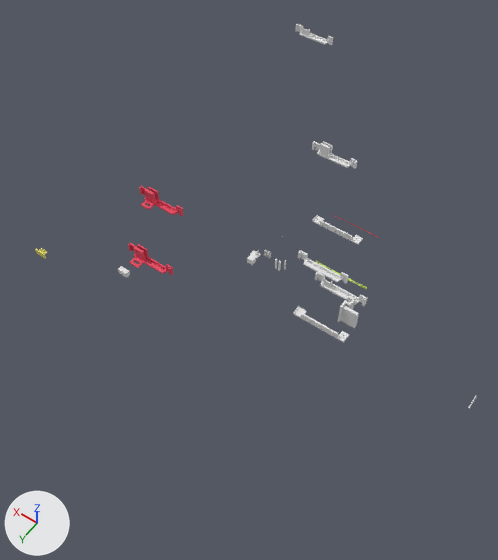
Renders of the Blender file RAK2270/rak2270-base03.blend from each side of a commit.
One viewpoint serves both versions: a 50 mm camera at (-563.0, 580.0, 833.0) aimed at (-165.0, 22.0, -44.0). Arrows for +X, +Y and +Z are at lower left; the lights stay in place.

Objects in the first picture: 'jtag02', 'pogo03', 'rig16-big-holes', 'rig18-small holes-3-point4', 'rig19'.
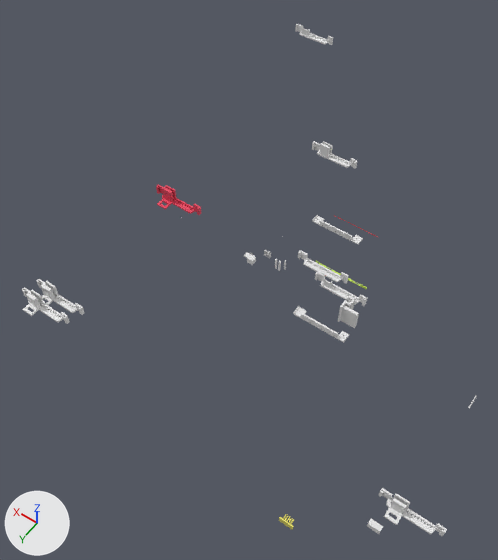
What differs and where, as boxes [x1, y1, x2, y2] in the pictures (498 x 560 px):
```json
{"object": "rig16-big-holes", "change": "recoloured, moved", "before": [128, 243, 173, 275], "after": [378, 488, 447, 537]}
{"object": "rig19", "change": "recoloured, moved", "before": [139, 186, 183, 216], "after": [22, 287, 70, 324]}
{"object": "rig20.001", "change": "added", "after": [37, 279, 84, 315]}
{"object": "rig21", "change": "added", "after": [156, 184, 201, 215], "on screen": "red"}
{"object": "rig18-small holes-3-point4", "change": "moved", "before": [118, 266, 130, 278], "after": [367, 519, 383, 534]}
{"object": "jtag02", "change": "moved", "before": [35, 248, 48, 259], "after": [279, 514, 294, 530]}
{"object": "pogo03", "change": "moved", "before": [250, 250, 261, 258], "after": [244, 252, 254, 258]}
```

The change, as JSON lines over the scene's bpy script:
```json
{"block": "me_cube_011", "where": "me_cube_011.from_pydata(...)  # 1108 vertices, 683 faces; spans x -8.5..0.5, y -1.5..1.0, z -1.5..24.1"}
{"op": "remove", "block": "me_cube_011", "code": "me_cube_011.materials.append(mat_material_002)  # red #e7445f"}
{"block": "me_cube_016", "where": "me_cube_016.from_pydata(...)  # 1108 vertices, 683 faces; spans x -8.5..0.5, y -1.5..1.0, z -1.5..24.1"}
{"op": "remove", "block": "me_cube_016", "code": "me_cube_016.materials.append(mat_material_002)  # red #e7445f"}
{"op": "add", "block": "me_cube_018", "code": ["me_cube_018 = bpy.data.meshes.new('Cube.018')", "me_cube_018.from_pydata(...)  # 1120 vertices, 695 faces; spans x -8.6..0.5, y -1.5..1.0, z -1.5..24.1"]}
{"op": "add", "block": "me_cube_016_1", "code": ["me_cube_016_1 = bpy.data.meshes.new('Cube.016')", "me_cube_016_1.from_pydata(...)  # 1120 vertices, 695 faces; spans x -8.6..0.5, y -1.5..1.0, z -1.5..26.3", "me_cube_016_1.materials.append(mat_material_002)  # red #e7445f"]}
{"op": "set", "path": "ob_rig18_small_holes_3_point4.location", "old": "(27.0, 126.0, -44.0)", "new": "(-500.0, 249.0, -44.0)"}
{"op": "set", "path": "ob_pogo03.location", "old": "(-162.0, 2.0, -1.0)", "new": "(-154.0, 7.0, -6.0)"}
{"op": "set", "path": "ob_jtag02.location", "old": "(86.0, 214.0, 34.0)", "new": "(-441.0, 336.0, 34.0)"}
{"op": "set", "path": "ob_rig16_big_holes.location", "old": "(14.0, 96.0, -12.0)", "new": "(-513.0, 218.0, -12.0)"}
{"op": "set", "path": "ob_rig19.location", "old": "(60.0, 11.0, 20.0)", "new": "(60.0, 271.0, 20.0)"}
{"op": "add", "block": "ob_rig20_001", "code": ["ob_rig20_001 = bpy.data.objects.new('rig20.001', me_cube_018)", "ob_rig20_001.location = (58.0, 245.0, 16.0)", "ob_rig20_001.rotation_euler = (-1.571, 0.0, 12.57)  # degrees (-90, 0, 0)", "ob_rig20_001.scale = (9.87, 9.87, 0.98)"]}
{"op": "add", "block": "ob_rig21", "code": ["ob_rig21 = bpy.data.objects.new('rig21', me_cube_016_1)", "ob_rig21.location = (38.0, -8.0, 22.0)", "ob_rig21.rotation_euler = (-1.571, 0.0, 12.57)  # degrees (-90, 0, 0)", "ob_rig21.scale = (9.87, 9.87, 0.98)"]}
```
